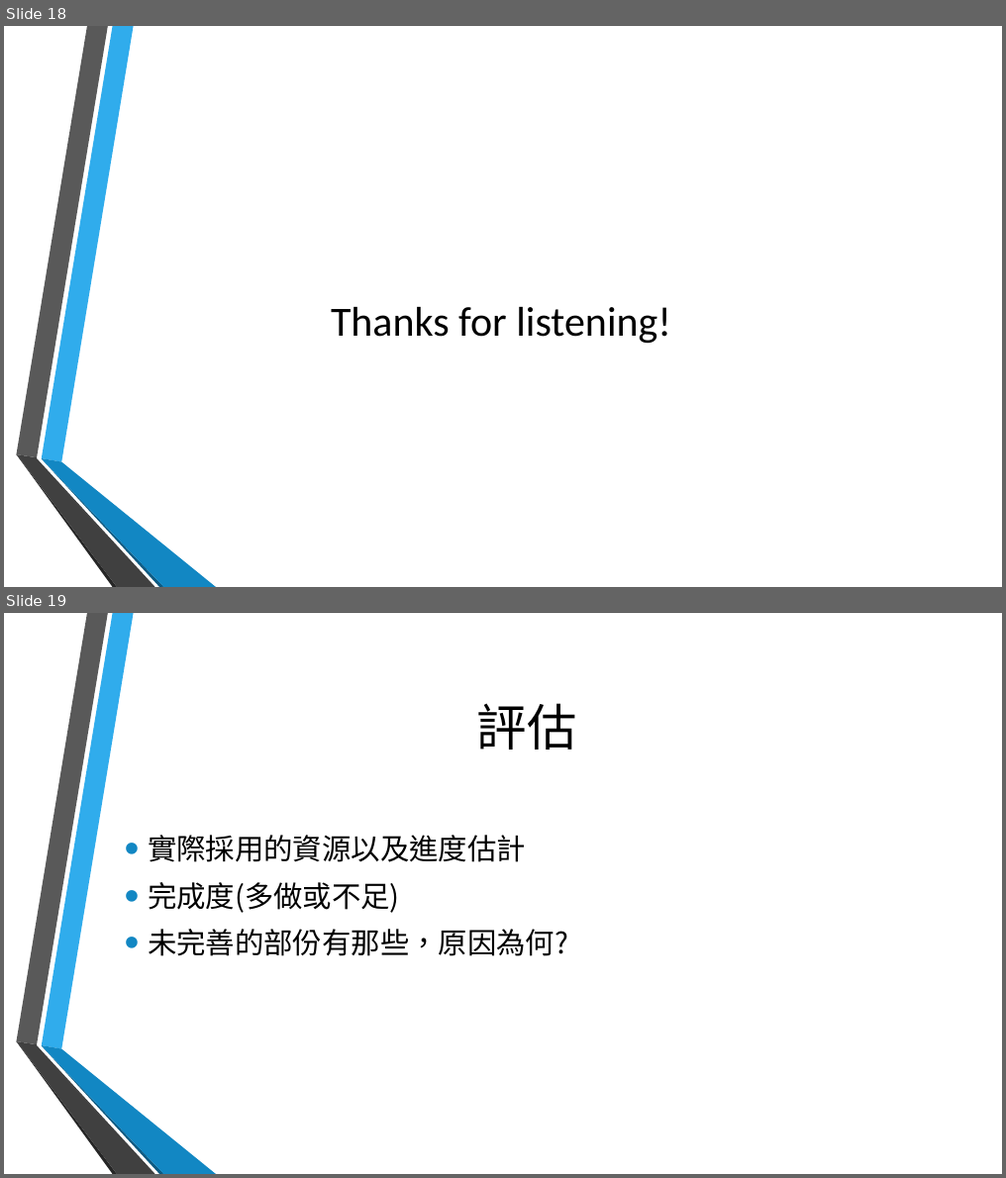
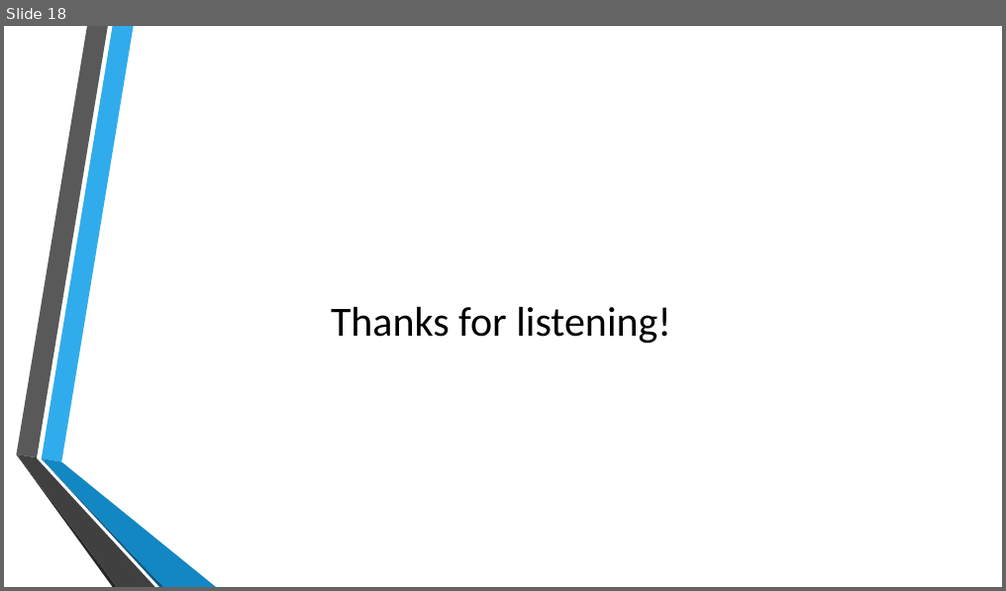
Before and after one commit to TeamTOS/courseSelecting, a slide deck: 期末結案.pptx. Shown one above the other, each under a label of ours: slides 18 and 19 before the commit, slide 18 after it. The pictures are 1006x1178 and 1006x591 pixels, drawn with LibreOffice and Linux fonts; fonts in the diff are those of the drawing; background and template pictures are left out. Boxes give left, top, right and bottom in pixels: in the first picture for what was removed or moved away, otherwise in the second. Text is boxed around its words. In the diff, an @@ line names an element or a change of style, - is before the commit and + after.

```diff
--- a/期末結案.pptx
+++ b/期末結案.pptx
@@ slide 19 removed at [4, 613, 1002, 1174], background picture (left out); not listed: 6 template elements that a slide beside it also shows @@
@@ title removed at [477, 703, 577, 750] @@
-評估
@@ text removed at [148, 835, 568, 957] @@
-• 實際採用的資源以及進度估計
-• 完成度(多做或不足)
-• 未完善的部份有那些，原因為何?
```
Also in this commit, not shown: 1 slide changed, 1 other slide removed.
